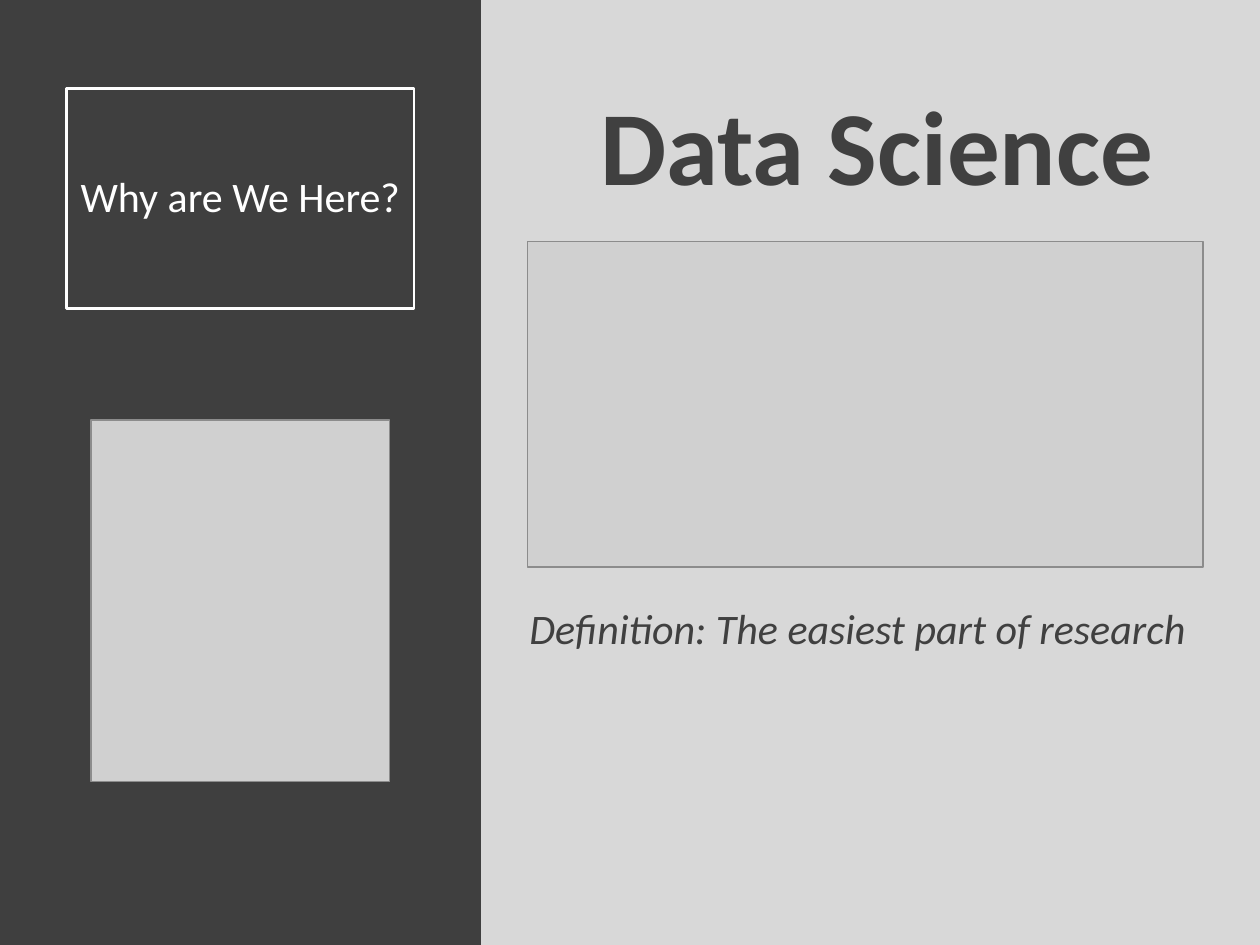
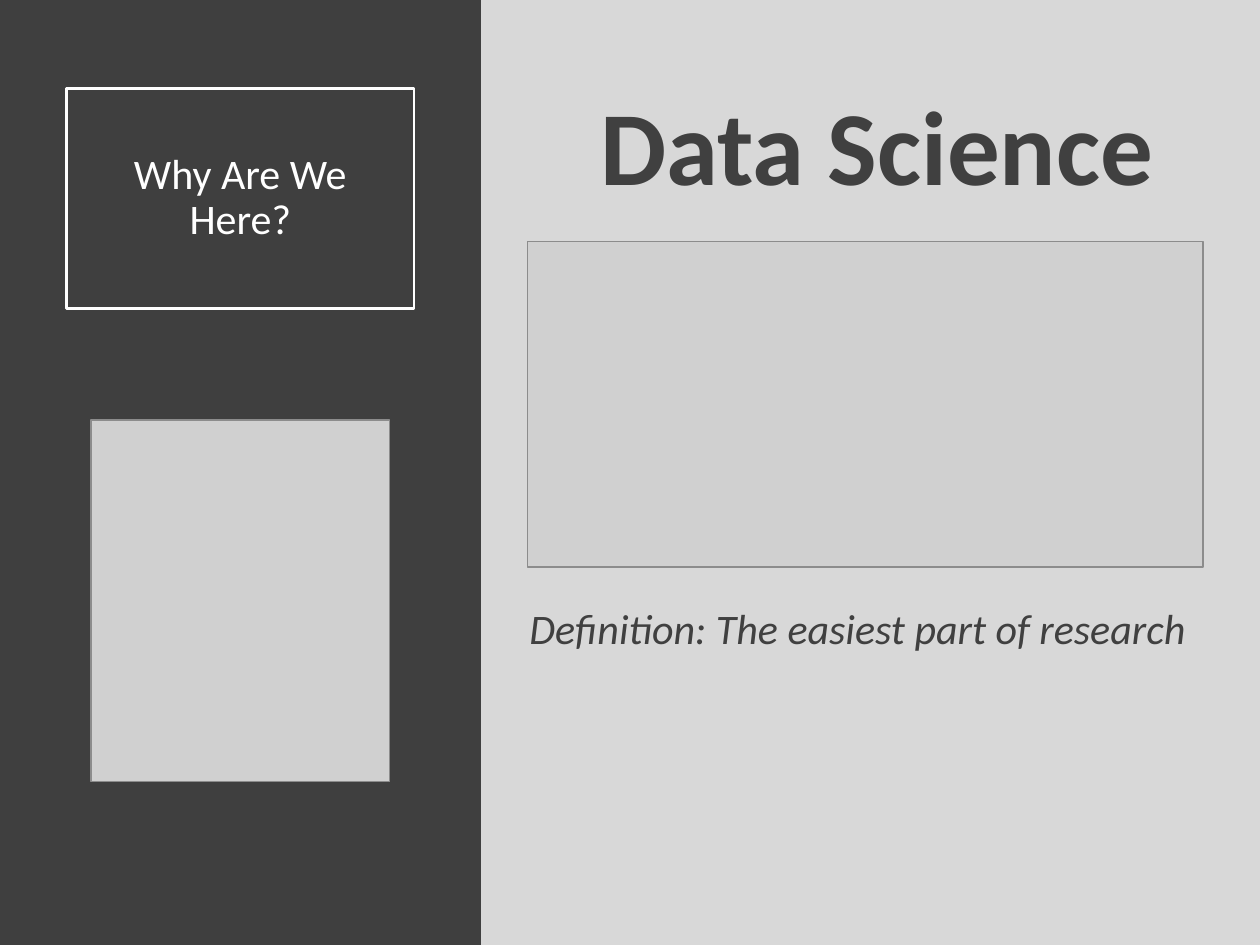
Before and after one commit to SuperMarioGiacomazzo/STOR320_WEBSITE, a slide deck: slide 4 of Lecture/Introduction/Intro_Lecture.pptx. Drawn at 1260x945 pixels with LibreOffice and Linux fonts; fonts in the diff are those of the drawing; grey boxes stand for pictures. Boxes give left, top, right and bottom in pixels: in the first picture for what was removed or moved away, otherwise in the second. Text is boxed around its words. In the diff, an @@ line names an element or a change of style, - is before the commit and + after.

```diff
--- a/Lecture/Introduction/Intro_Lecture.pptx
+++ b/Lecture/Introduction/Intro_Lecture.pptx
@@ title at (134,160,347,235): text changed @@
-Why are We Here?
+Why Are We Here?
```
Also in this commit, not shown: 5 other slides changed, 3 other files.
